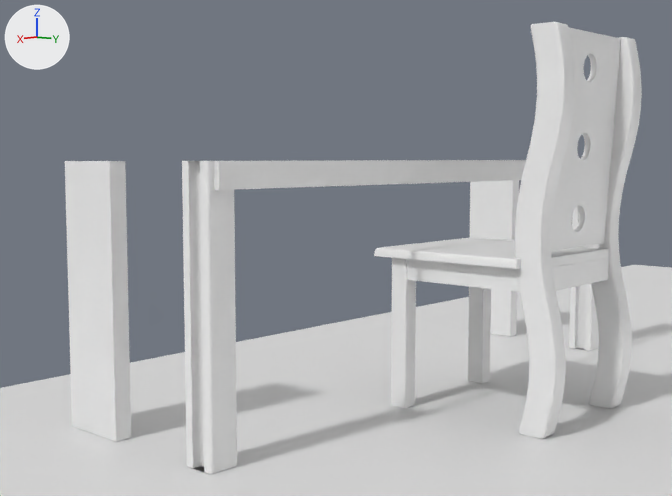
Renders of the Blender file Room/Room.blend from each side of a commit.
One viewpoint serves both versions: a 50 mm camera at (17.62, -0.78, 5.47) aimed at (1.58, -15.21, 3.4). Every picture has the same lights, and +X, +Y and +Z are marked at upper left. The picture after the commit comes second.

Names of what the first picture shows: 'ChairBackLegs', 'ChairFrontLegsAndBridge', 'ChairLean', 'ChairSeat', 'Cube', 'Cube.001', 'Plane'.
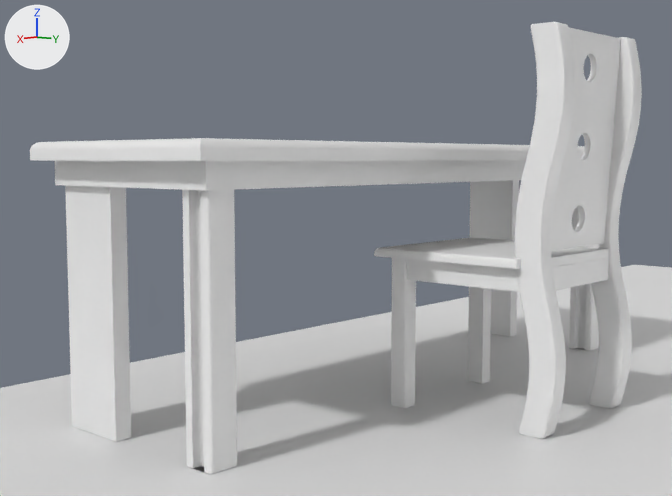
Location of each change, [x1, y1, x2, y2] in pixels of the pictures (672 x 496 px):
'Cube', reshaped (30% wider)
    before: [182, 160, 599, 474]
    after: [55, 160, 599, 474]
'Cube.002', added
    after: [30, 138, 585, 161]
part 1 of me_cube_004, built on
    before: [214, 161, 219, 190]
    after: [55, 161, 219, 190]

Patch to the scene script:
```diff
--- a/Room/Room.blend.py
+++ b/Room/Room.blend.py
@@ me_cube_004 @@
 # used by ob_cube; location = (0.0, -13.25, 2.72)
-me_cube_004.from_pydata(...)  # 188 vertices, 138 faces; spans x 0.0..7.37, y -0.33..0.45, z -2.71..2.71
+me_cube_004.from_pydata(...)  # 208 vertices, 158 faces; spans x 0.0..7.49, y -4.17..0.45, z -2.71..2.71
+# me_cube_004 part 1
+# 1 face is deleted
+# 20 vertices are added at x 0.0..7.49, y -4.17..0.45, z 2.22..2.71
+# 21 new faces join them
@@ me_cube_007 @@
+me_cube_007.from_pydata(...)  # 96 vertices, 94 faces; spans x -7.9..7.9, y -17.7..-12.5, z 5.4..5.8
@@ ob_cube_002 @@
+ob_cube_002 = bpy.data.objects.new('Cube.002', me_cube_007)
+ob_cube_002.location = (0.0, 0.0, 0.0)
```
